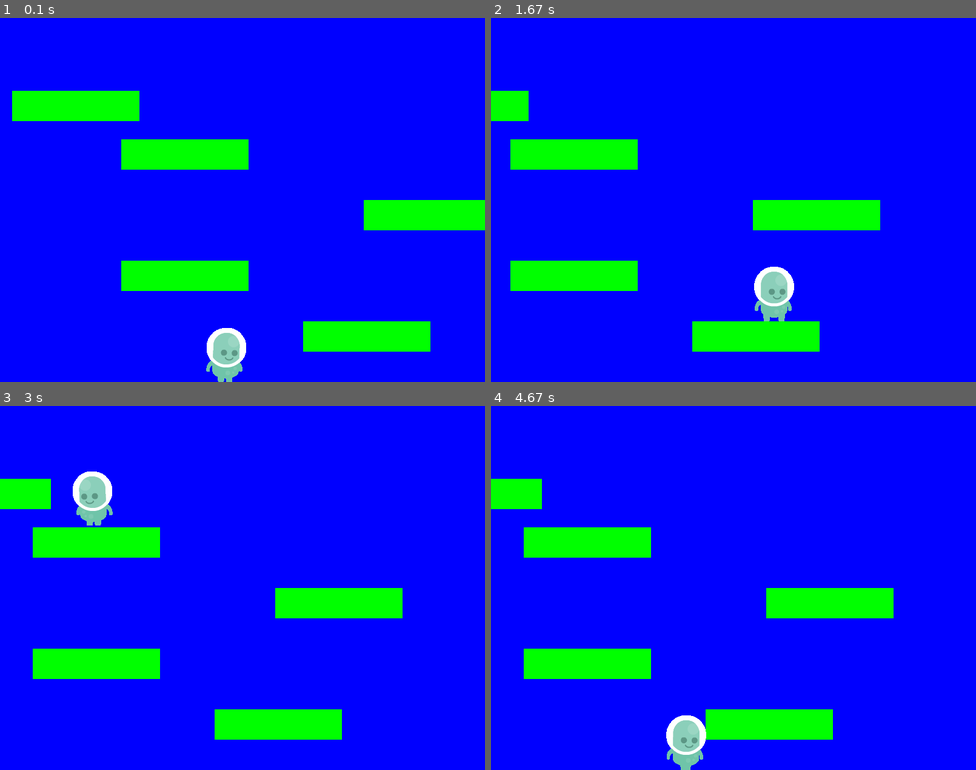
Above: before the commit, frames 1-4 (two rows, left to right).
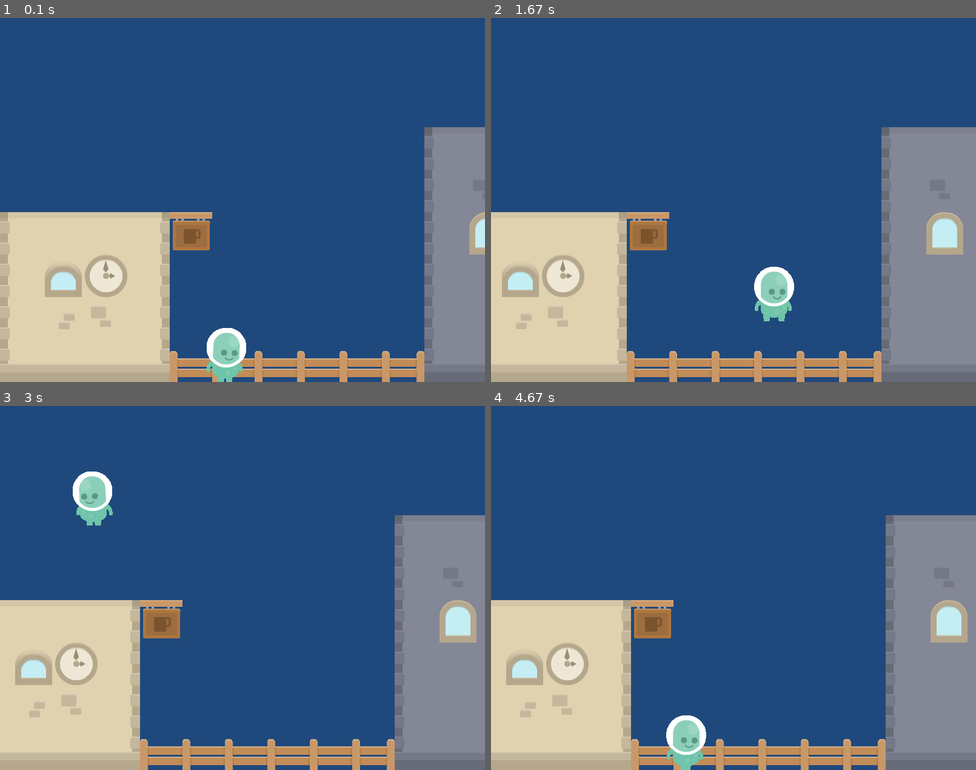
Above: after the commit, the same moments.

Repository: mindheist/pygame_examples
Game: pygame game, started from pygame_platform/platformer_basic.py
Two runs of this game, one before a commit and one after it. Both use one fixed random seed, a clock stepped at 60 frames per second and the inputs below.
Inputs:
- Up to frame 1 (0.1 s): no input
- Up to frame 2 (1.67 s): hold Right 0.33-0.8 s; hold Up 0.83-1.13 s; hold Right 1.17-1.63 s
- Up to frame 3 (3 s): hold Left 1.67-2.2 s; hold Left 2.23-2.63 s; hold Up from 2.67 s (still down)
- Up to frame 4 (4.67 s): release Up at 3.03 s; hold Right 3.07-3.7 s; hold Left 3.73-4.2 s; hold Right from 4.23 s (still down)

The runs differ from the first frame. In frame 1, 99% of the frame differs, in the area x 0-100%, y 0-100%; in frame 2, 99%; in frame 3, 99%; in frame 4, 99%.

Commit message:
+ Downloaded and added background

Diff:
--- a/pygame_platform/platformer_basic.py
+++ b/pygame_platform/platformer_basic.py
@@ -228,6 +228,7 @@
 		screen.fill(BLUE)
 		self.platform_list.draw(screen)
 		self.enemy_list.draw(screen)
+		screen.blit(self.background,(self.world_shift // 3,0))
 
 	def shift_world(self,shift_x):
 		self.world_shift += shift_x
@@ -242,7 +243,10 @@
 	def  __init__(self,player):
 		Level.__init__(self,player)
 
-		self.level_limit = -700
+		self.background = pygame.image.load("background_01.png").convert()
+		self.background.set_colorkey(WHITE)
+
+		self.level_limit = -2500
 
 		level=[[210,50,500,500],
 			   [210,50,200,400],
Binary file added: pygame_platform/background_01.png
